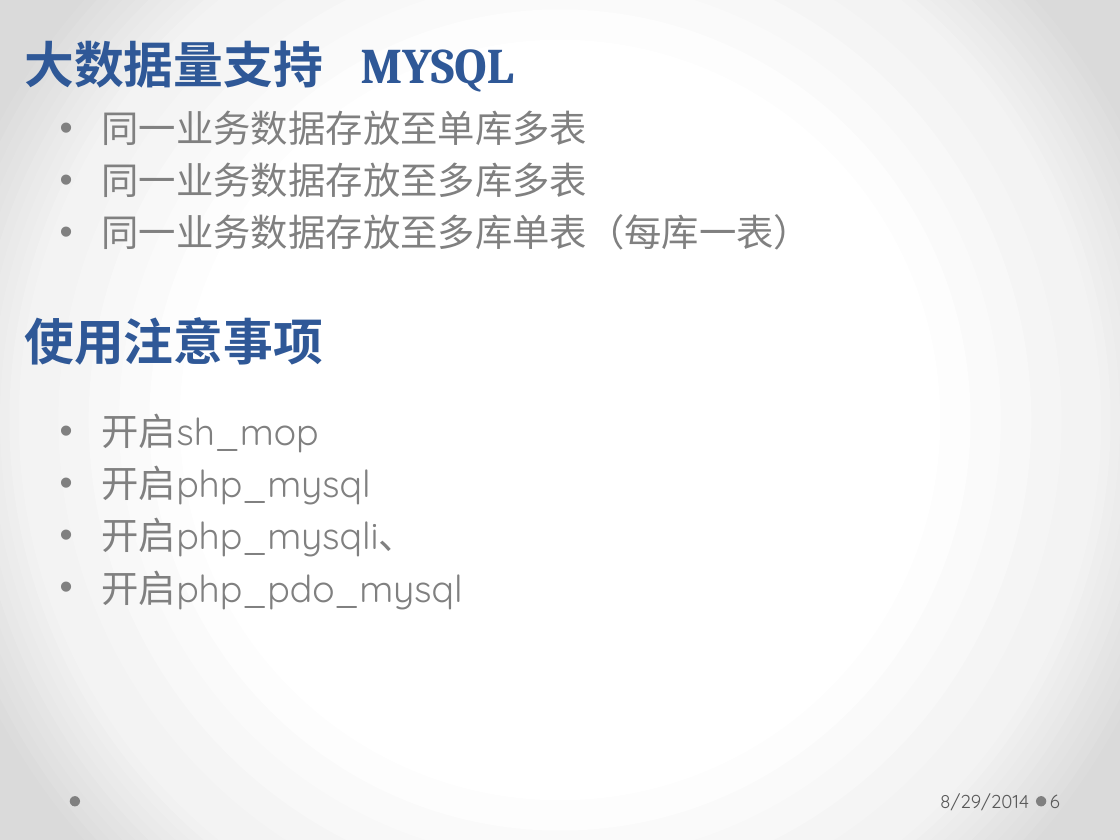
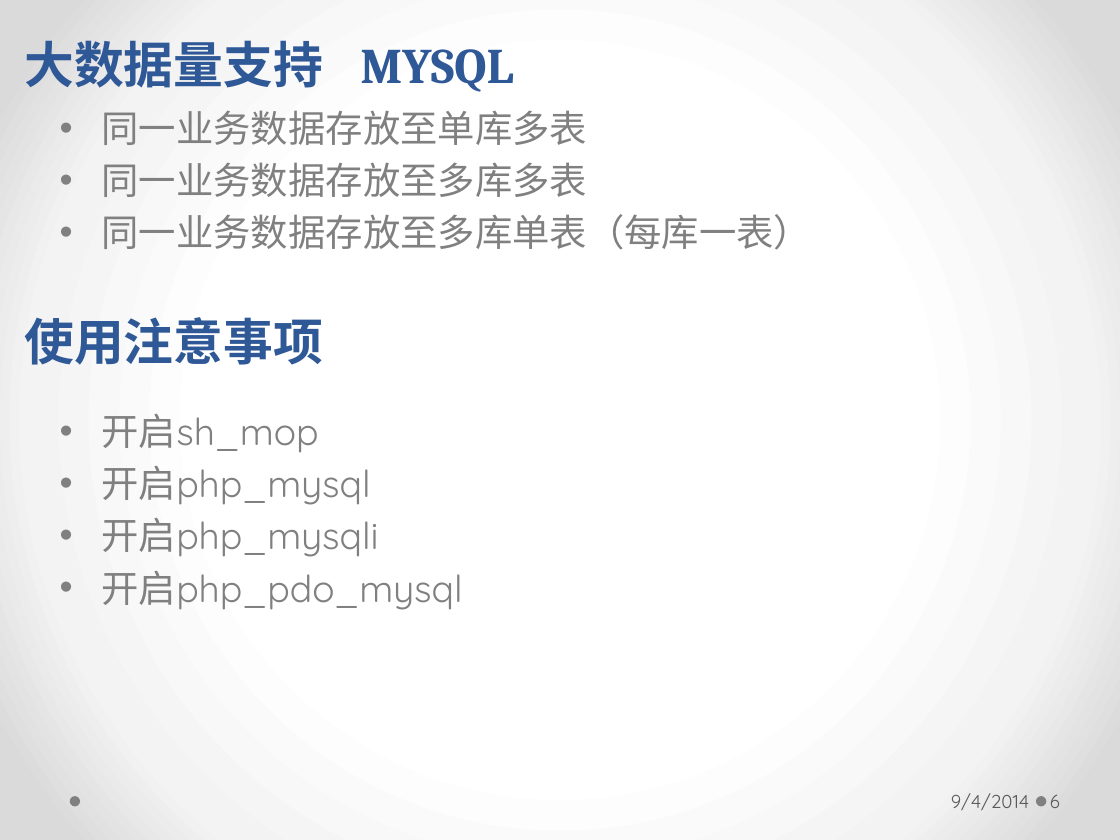
Before and after one commit to longhaisheng/dbroute, a slide deck: slide 6 of dbroute.pptx. Drawn at 1120x840 pixels with LibreOffice and Linux fonts; fonts in the diff are those of the drawing. Boxes give left, top, right and bottom in pixels: in the first picture for what was removed or moved away, otherwise in the second. Text is boxed around its words. In the diff, an @@ line names an element or a change of style, - is before the commit and + after.

```diff
--- a/dbroute.pptx
+++ b/dbroute.pptx
@@ text at (102, 518, 379, 557): text changed @@
-• 开启php_mysqli、
+• 开启php_mysqli
@@ text at (951, 793, 1029, 810): text changed @@
-8/29/2014
+9/4/2014
```
Also in this commit, not shown: 28 other slides changed, 3 slides added.
